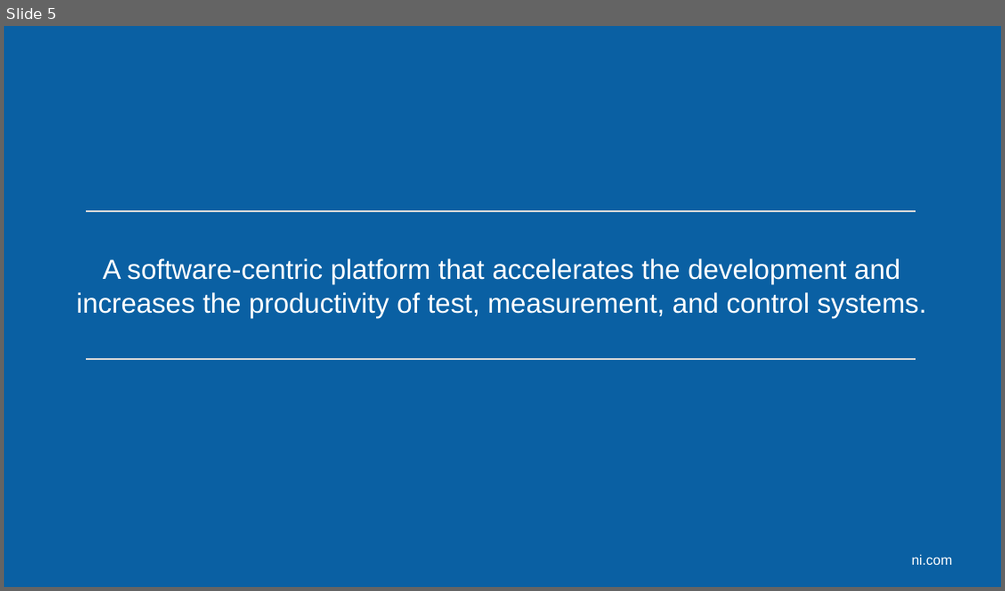
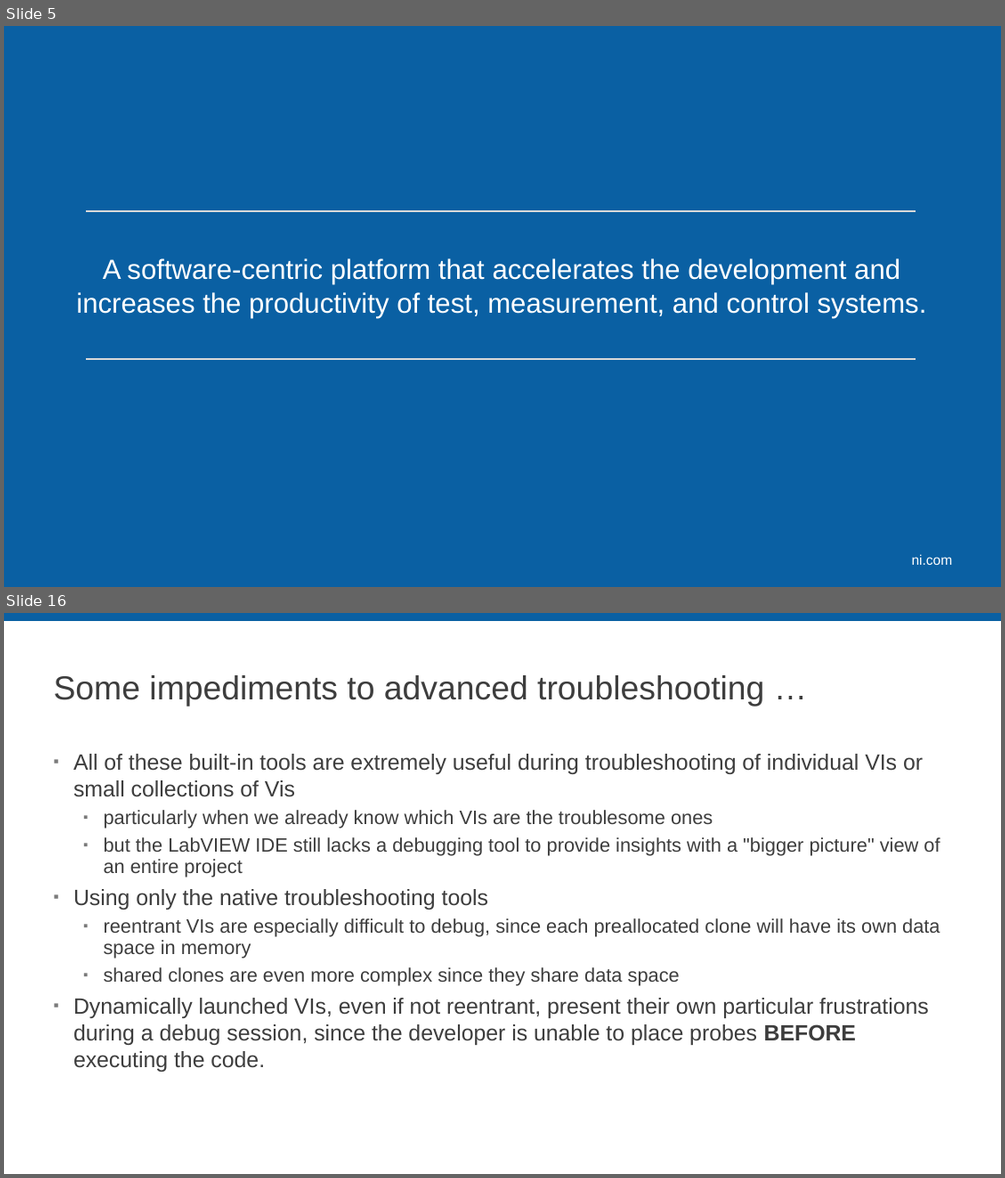
Before and after one commit to sandialabs/LVTM, a slide deck: Documentation/LVTM_NIWeek_2017.pptx. Shown one above the other, each under a label of ours: slide 5 before the commit, slides 5 and 16 after it; the slides between them are not shown. The pictures are 1005x591 and 1005x1178 pixels, drawn with LibreOffice and Linux fonts; fonts in the diff are those of the drawing; background and template pictures are left out. Boxes give left, top, right and bottom in pixels: in the first picture for what was removed or moved away, otherwise in the second. Text is boxed around its words. In the diff, an @@ line names an element or a change of style, - is before the commit and + after.

Commit message:
Added much content to the presentation, but stillvery much a work-in-progress
--HG--
branch : LVTNet

```diff
--- a/Documentation/LVTM_NIWeek_2017.pptx
+++ b/Documentation/LVTM_NIWeek_2017.pptx
@@ slide 16 added at [4, 613, 1001, 1174], background #FFFFFF @@
@@ rectangle added at [4, 613, 1001, 621], fill #0A60A3 @@
@@ title added at [54, 675, 764, 706], 24 pt, text #3D3D3D @@
+Some impediments to advanced troubleshooting …
@@ text added at [73, 754, 939, 1071], 14 pt, text #3D3D3D @@
+▪ All of these built-in tools are extremely useful during troubleshooting of individual VIs or small collections of Vis
+  ▪ particularly when we already know which VIs are the troublesome ones
+  ▪ but the LabVIEW IDE still lacks a debugging tool to provide insights with a "bigger picture" view of an entire project
+▪ Using only the native troubleshooting tools
+  ▪ reentrant VIs are especially difficult to debug, since each preallocated clone will have its own data space in memory
+  ▪ shared clones are even more complex since they share data space
+▪ Dynamically launched VIs, even if not reentrant, present their own particular frustrations during a debug session, since the developer is unable to place probes BEFORE executing the code.
```
Also in this commit, not shown: 5 slides changed, 8 other slides added, 1 slide removed.
